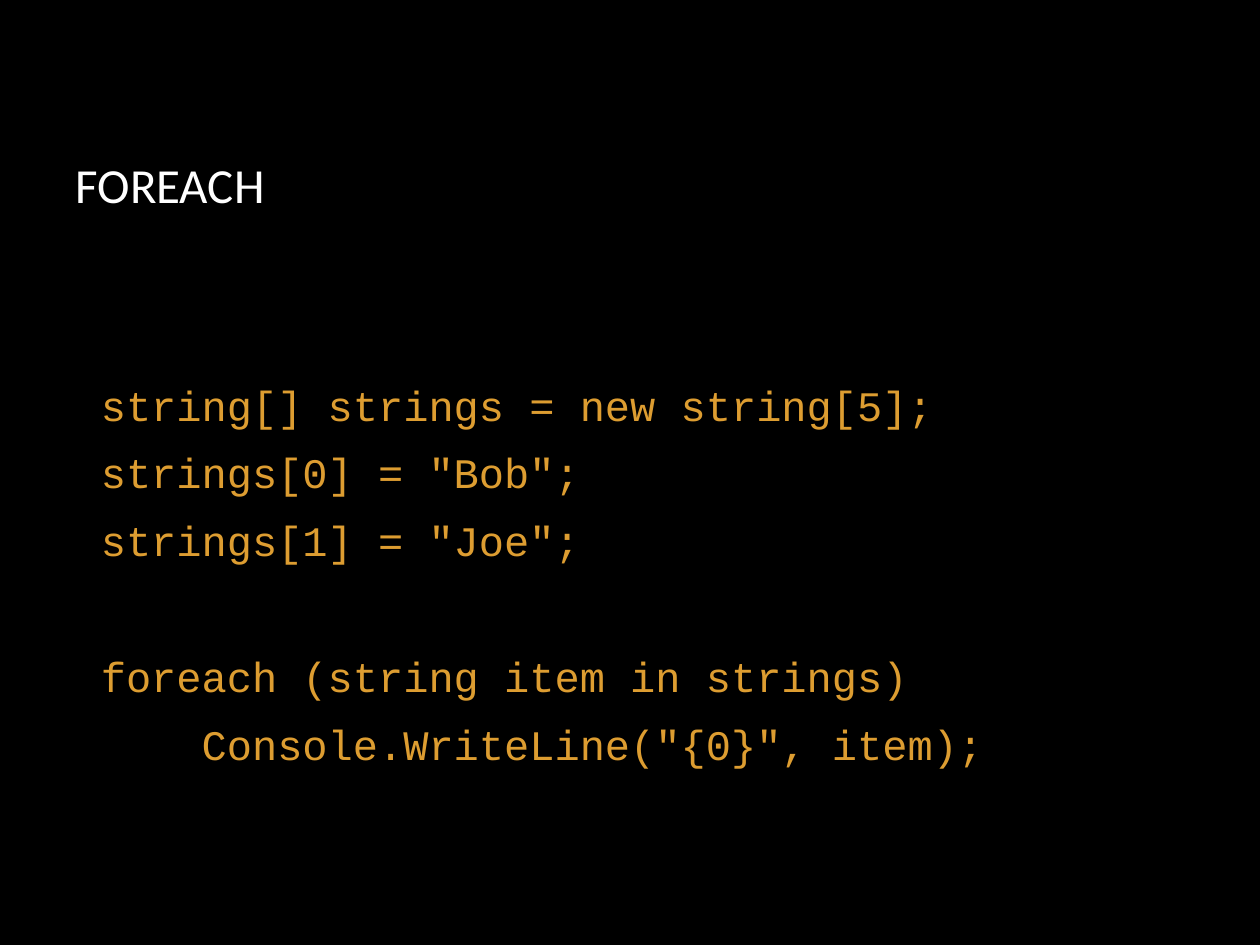
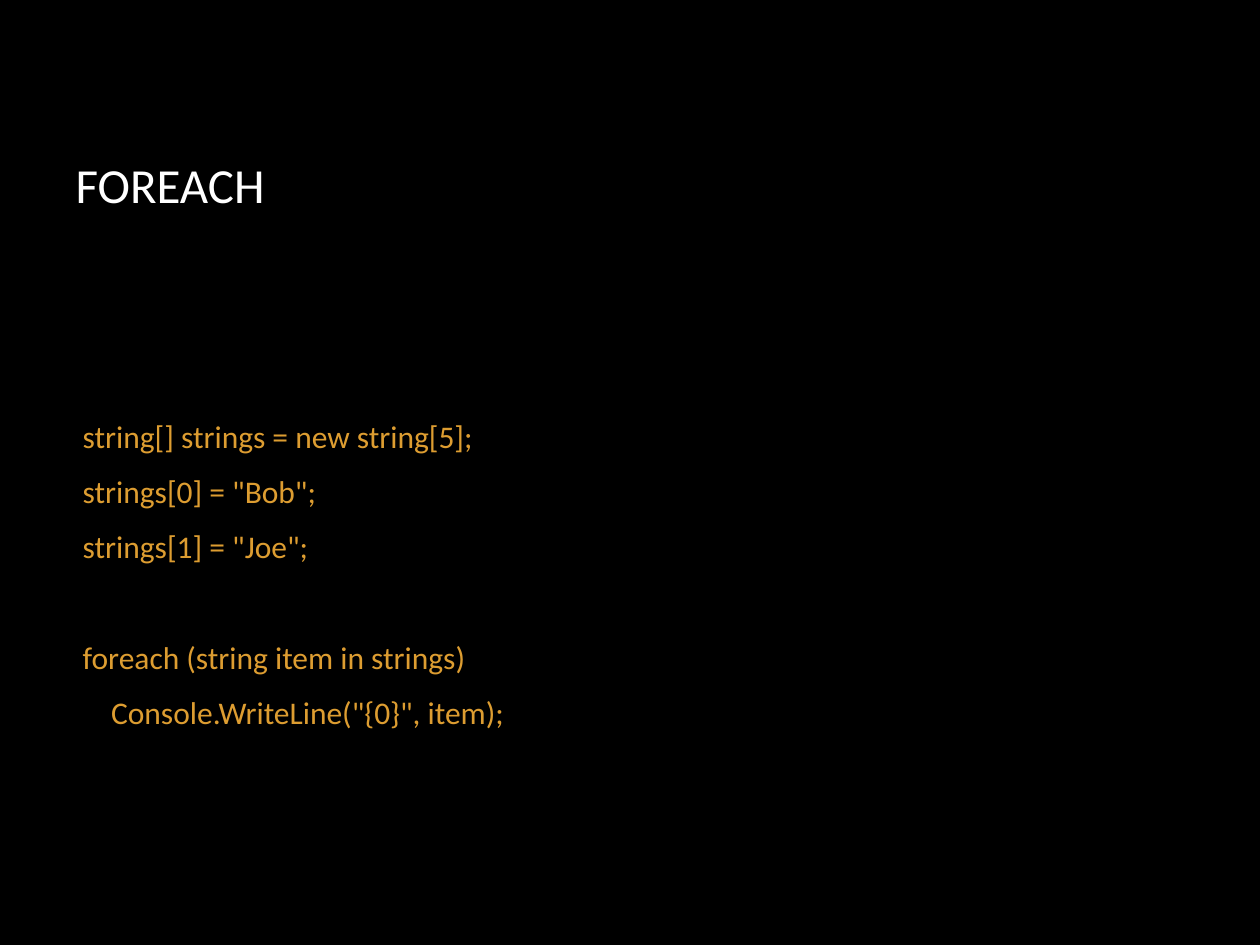
Before and after one commit to SunJohnson/Study, a slide deck: slide 23 of College/OP_09/2022-2/lectures/Лекция 2 Основы C#.pptx (slide 16 before the commit). Drawn at 1260x945 pixels with LibreOffice and Linux fonts; fonts in the diff are those of the drawing; background and template pictures are left out. Boxes give left, top, right and bottom in pixels: in the first picture for what was removed or moved away, otherwise in the second. Text is boxed around its words. In the diff, an @@ line names an element or a change of style, - is before the commit and + after.

```diff
--- a/College/OP_09/2022-2/lectures/Лекция 2 Основы C#.pptx
+++ b/College/OP_09/2022-2/lectures/Лекция 2 Основы C#.pptx
@@ text "string[] strings = new string[5];" at [83, 425, 504, 729]: size 24 to 18 pt, font Courier New to Calibri @@
```
Also in this commit, not shown: 7 other slides changed, 13 slides added, 6 slides removed.
